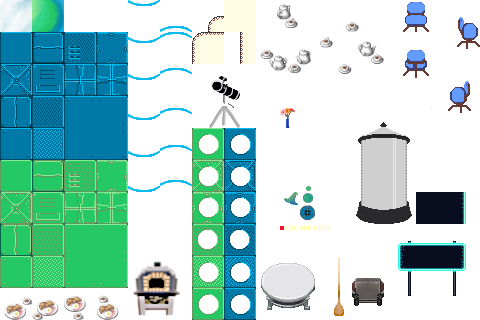
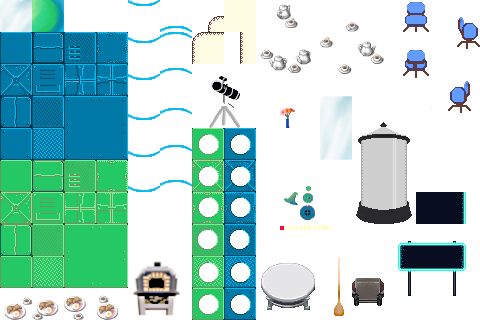
Layer changes from the first 480 x 320 image to the second:
added layer "1_1-Kopie" above "1_1" over box(320, 96, 352, 160)
